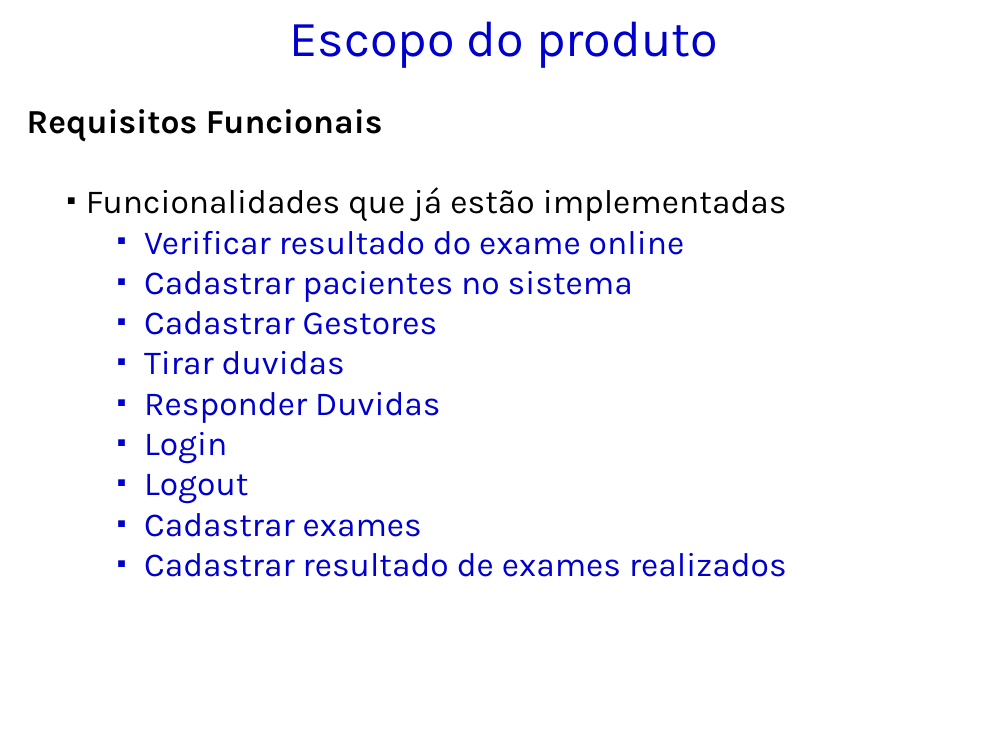
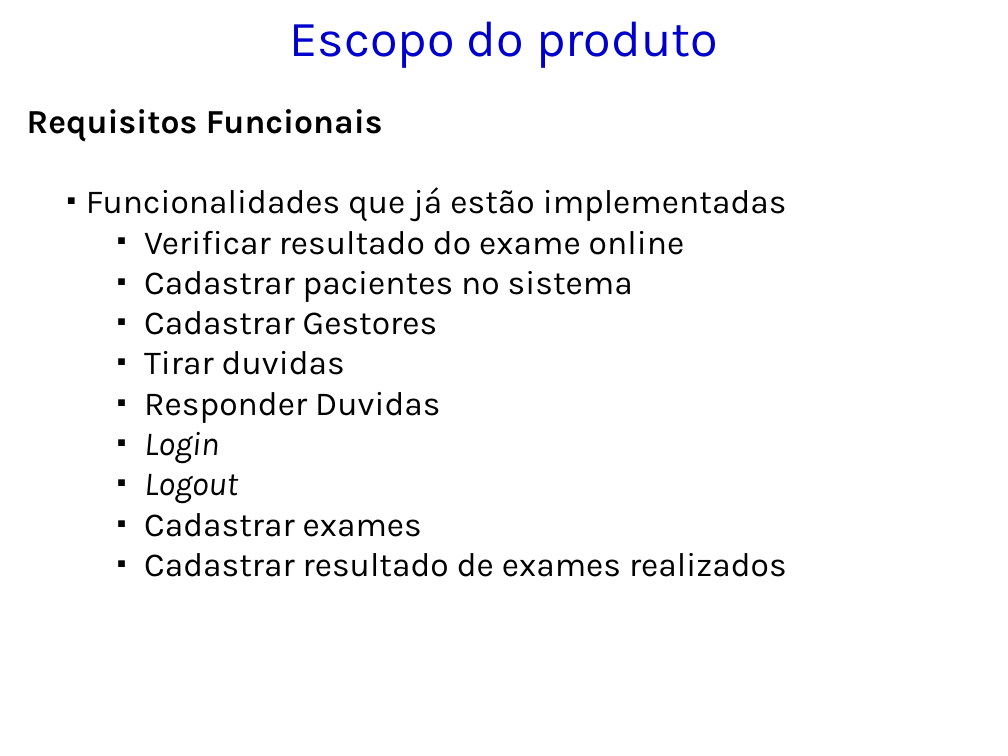
Before and after one commit to kokmz/TCCHUE, a slide deck: slide 14 of Arquivos do Anselmo preencidos - Semestre passado/GPS_2014_Modelo de Apresentação_PI.pptx (slide 5 before the commit). Drawn at 1008x756 pixels with LibreOffice and Linux fonts; fonts in the diff are those of the drawing; background and template pictures are left out. Boxes give left, top, right and bottom in pixels: in the first picture for what was removed or moved away, otherwise in the second. Text is boxed around its words. In the diff, an @@ line names an element or a change of style, - is before the commit and + after.

```diff
--- a/Arquivos do Anselmo preencidos - Semestre passado/GPS_2014_Modelo de Apresentação_PI.pptx
+++ b/Arquivos do Anselmo preencidos - Semestre passado/GPS_2014_Modelo de Apresentação_PI.pptx
@@ text at (x1=144, y1=231, x2=787, y2=577): text colour #0000CC to #000000 in "Verificar resultado do exame online", "Cadastrar pacientes no sistema", "Cadastrar Gestores", "Tirar duvidas" and 5 more places; italic on in "Login", "Logout" @@
```
Also in this commit, not shown: 12 other slides changed, 12 slides added.
